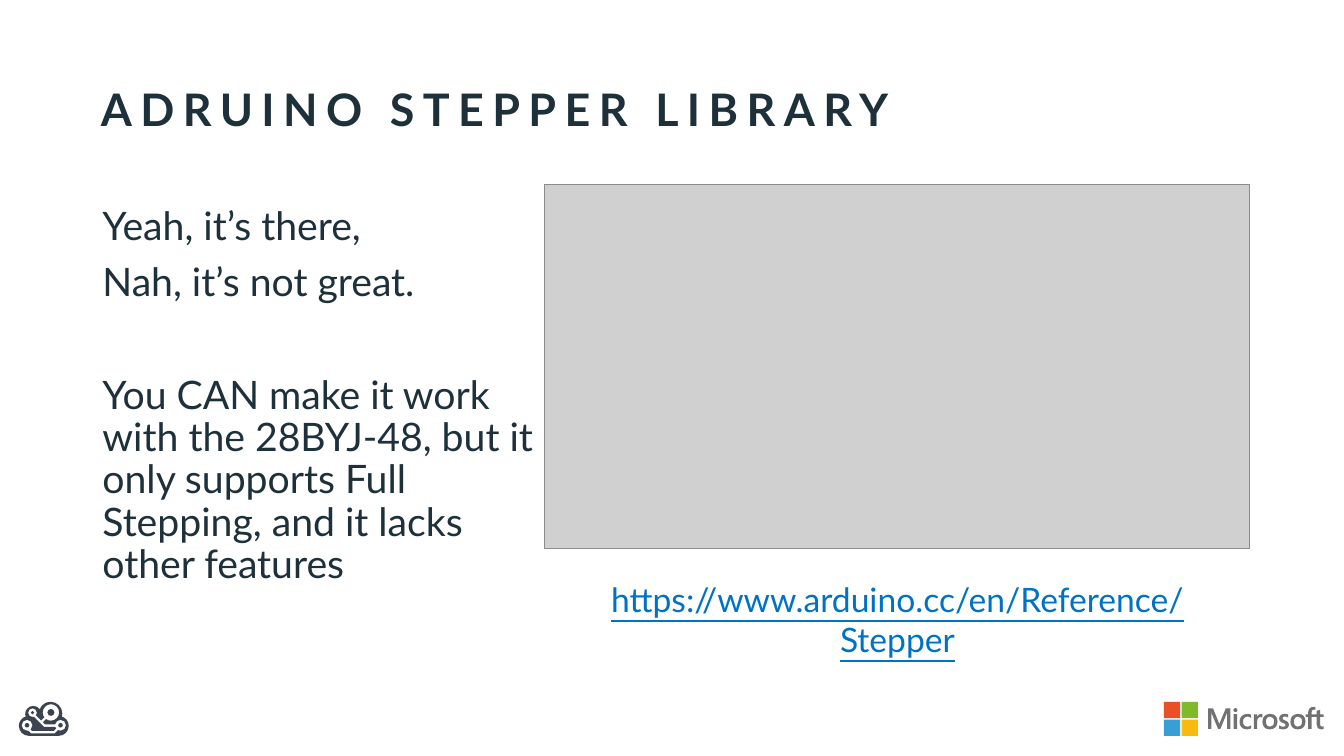
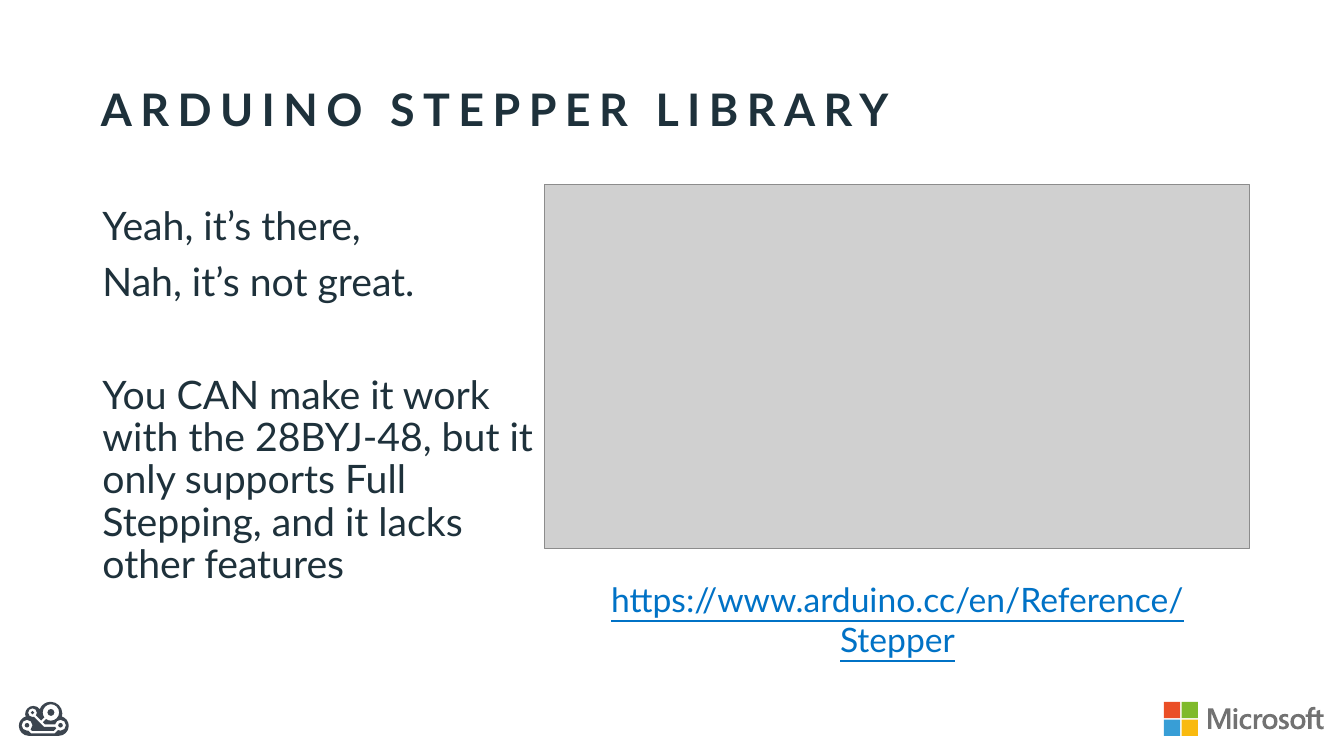
Before and after one commit to BretStateham/28BYJ-48, a slide deck: slide 7 of Arduino/Slides/28BYJ-48 and the Arduino.pptx (slide 6 before the commit). Drawn at 1344x756 pixels with LibreOffice and Linux fonts; fonts in the diff are those of the drawing; grey boxes stand for pictures. Boxes give left, top, right and bottom in pixels: in the first picture for what was removed or moved away, otherwise in the second. Text is boxed around its words. In the diff, an @@ line names an element or a change of style, - is before the commit and + after.

```diff
--- a/Arduino/Slides/28BYJ-48 and the Arduino.pptx
+++ b/Arduino/Slides/28BYJ-48 and the Arduino.pptx
@@ title at [101,93,889,127]: text changed @@
-ADRUINO STEPPER LIBRARY
+ARDUINO STEPPER LIBRARY
```
Also in this commit, not shown: 1 other slide changed, 1 slide added.
